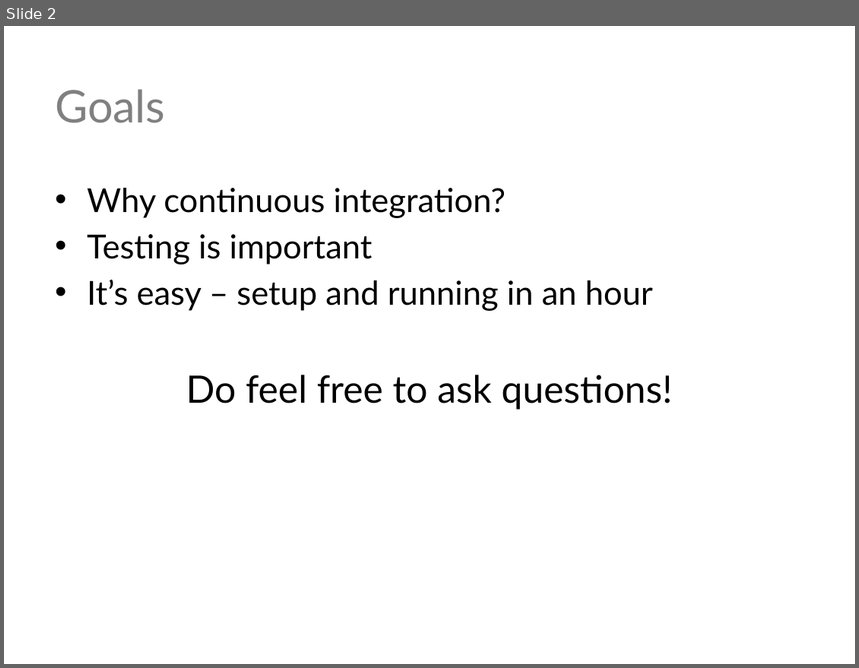
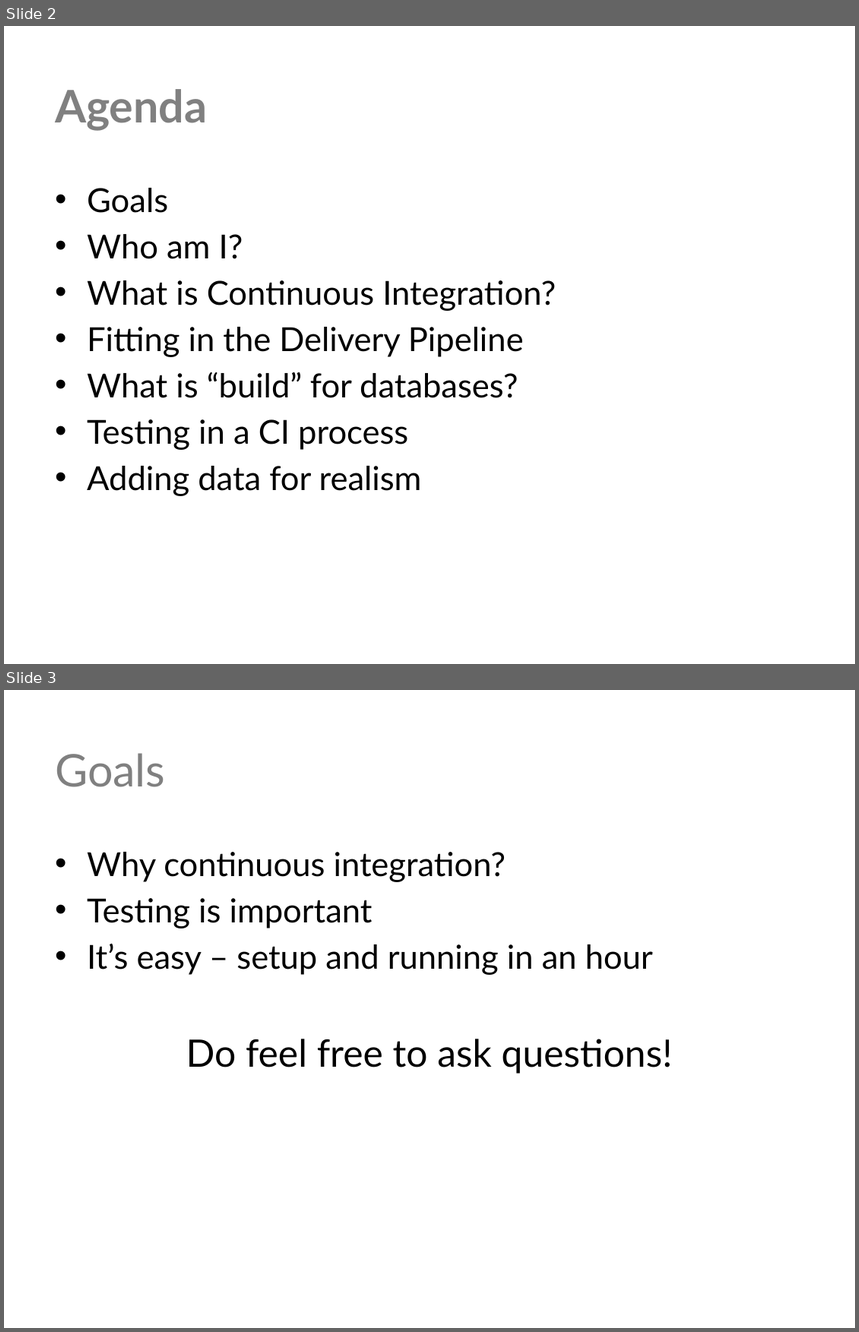
Before and after one commit to way0utwest/CIforDB, a slide deck: CI for Databases.pptx. Shown one above the other, each under a label of ours: slide 2 before the commit, slides 2 and 3 after it. The pictures are 859x668 and 859x1332 pixels, drawn with LibreOffice and Linux fonts; fonts in the diff are those of the drawing; background and template pictures are left out. Boxes give left, top, right and bottom in pixels: in the first picture for what was removed or moved away, otherwise in the second. Text is boxed around its words. In the diff, an @@ line names an element or a change of style, - is before the commit and + after.

Commit message:
Updated with Our Story
Added delivery pipline slides, added opening title slide, added Our
Story slides for demos.

```diff
--- a/CI for Databases.pptx
+++ b/CI for Databases.pptx
@@ slide 2 added at <box>4,26,855,664</box>, background picture (left out) @@
@@ title added at <box>55,89,207,131</box>, 38 pt, text #808080, bold @@
+Agenda
@@ text added at <box>87,188,556,496</box>, 28 pt, text #000000 @@
+• Goals
+• Who am I?
+• What is Continuous Integration?
+• Fitting in the Delivery Pipeline
+• What is “build” for databases?
+• Testing in a CI process
+• Adding data for realism
@@ what was slide 2 is now slide 3 @@
```
Also in this commit, not shown: 8 other slides added, 3 slides removed.
